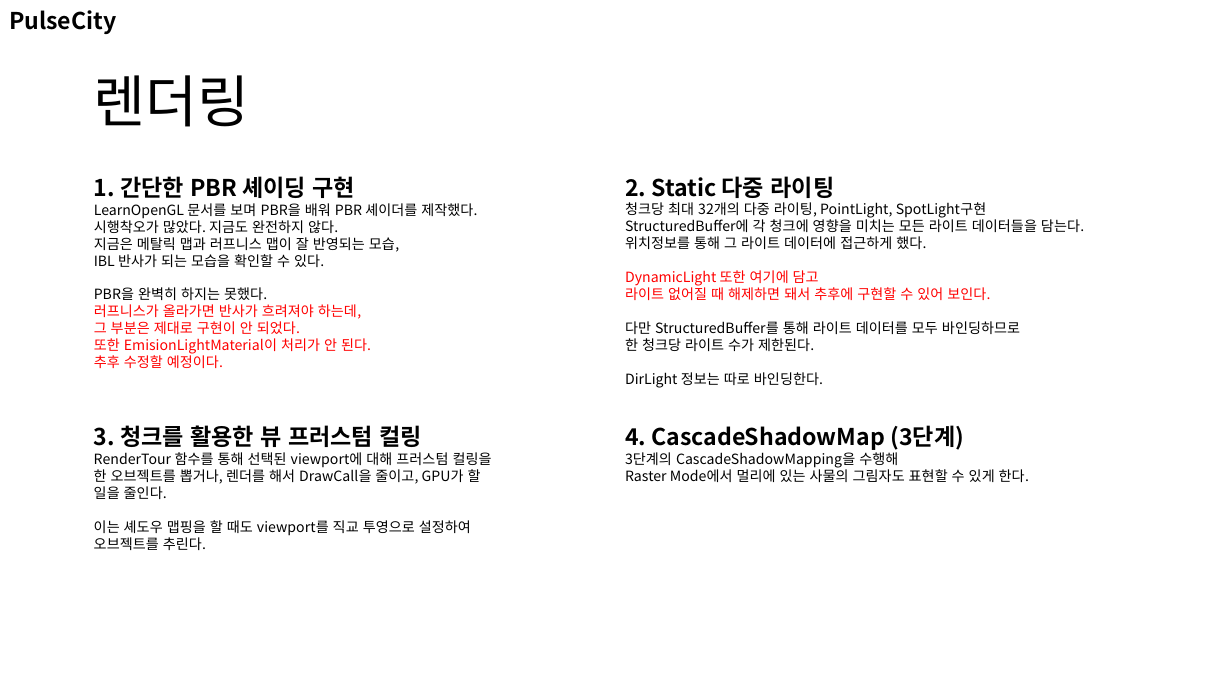
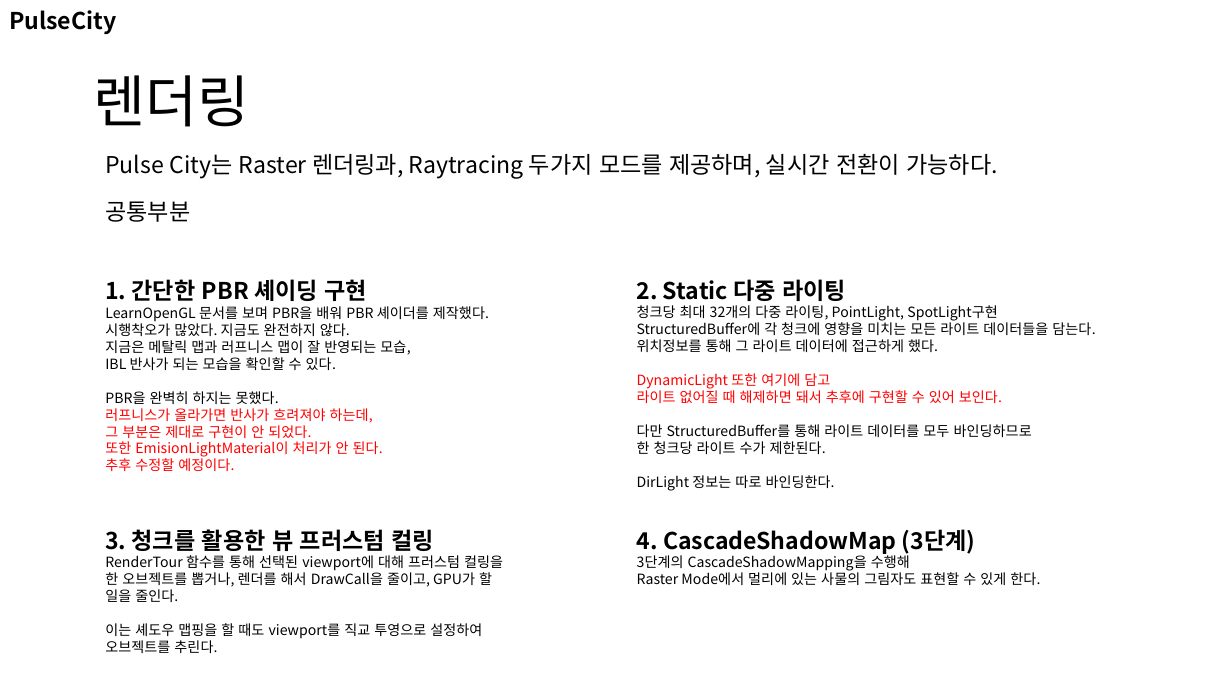
Before and after one commit to nohc2001/PulseCity, a slide deck: slide 10 of 포트폴리오/노훈철/노훈철 포트폴리오.pptx. Drawn at 1232x693 pixels with LibreOffice and Linux fonts; fonts in the diff are those of the drawing. Boxes give left, top, right and bottom in pixels: in the first picture for what was removed or moved away, otherwise in the second. Text is boxed around its words. In the diff, an @@ line names an element or a change of style, - is before the commit and + after.

```diff
--- a/포트폴리오/노훈철/노훈철 포트폴리오.pptx
+++ b/포트폴리오/노훈철/노훈철 포트폴리오.pptx
@@ text added at <box>105,153,997,179</box>, 18 pt, text #000000 @@
+Pulse City는 Raster 렌더링과, Raytracing 두가지 모드를 제공하며, 실시간 전환이 가능하다.
@@ text added at <box>105,201,190,222</box>, 18 pt, text #000000 @@
+공통부분
@@ text "1. 간단한 PBR 셰이딩 구현": place and size @@
-text "1. 간단한 PBR 셰이딩 구현" at <box>94,176,477,368</box>
+text "1. 간단한 PBR 셰이딩 구현" at <box>105,279,489,471</box>
@@ text "2. Static 다중 라이팅": place and size @@
-text "2. Static 다중 라이팅" at <box>625,176,1084,388</box>
+text "2. Static 다중 라이팅" at <box>637,279,1095,491</box>
@@ text "3. 청크를 활용한 뷰 프러스텀 ...": place and size @@
-text "3. 청크를 활용한 뷰 프러스텀 ..." at <box>94,425,492,550</box>
+text "3. 청크를 활용한 뷰 프러스텀 ..." at <box>105,529,503,653</box>
@@ text "4. CascadeShadowMap (3단계)": place and size @@
-text "4. CascadeShadowMap (3단계)" at <box>625,425,1029,482</box>
+text "4. CascadeShadowMap (3단계)" at <box>637,529,1040,585</box>
```
Also in this commit, not shown: 4 other slides changed, 1 other file.
